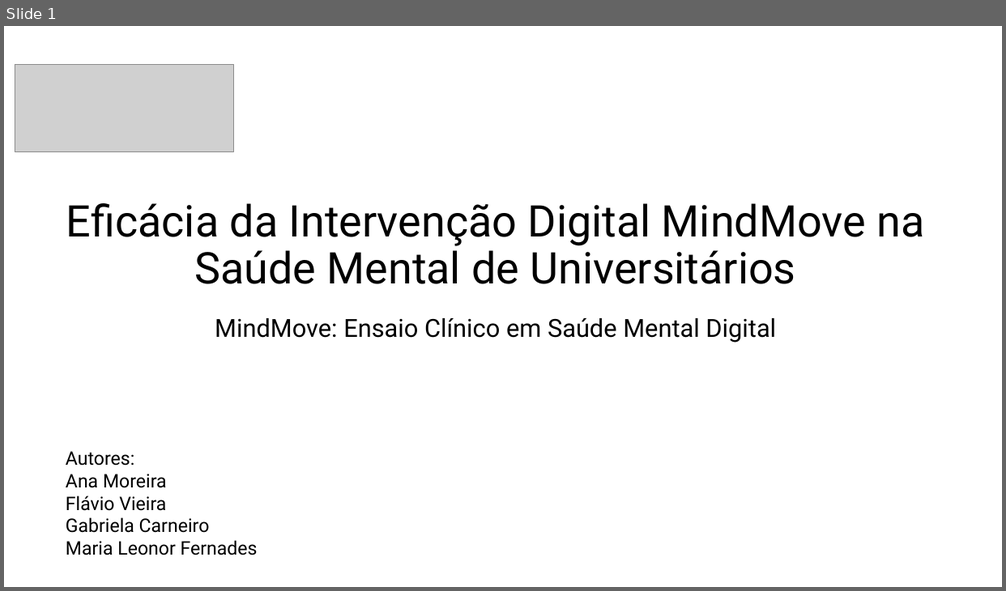
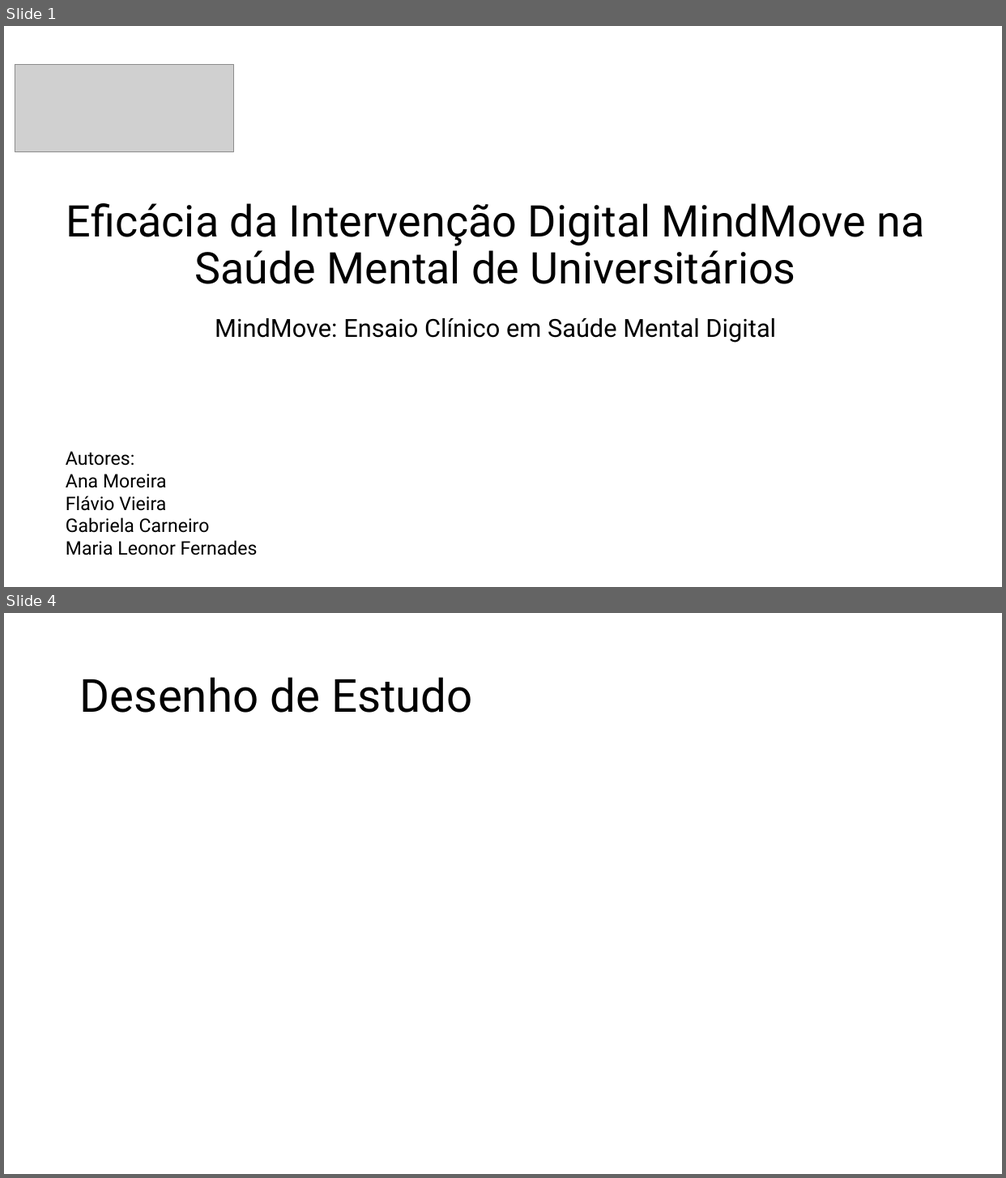
Before and after one commit to sofiawxys/Projeto_FerramentasProdutividade_G_2_E3, a slide deck: projeto_fp_tp10.pptx. Shown one above the other, each under a label of ours: slide 1 before the commit, slides 1 and 4 after it; the slides between them are not shown. The pictures are 1006x591 and 1006x1178 pixels, drawn with LibreOffice and Linux fonts; fonts in the diff are those of the drawing; grey boxes stand for pictures; background and template pictures are left out. Boxes give left, top, right and bottom in pixels: in the first picture for what was removed or moved away, otherwise in the second. Text is boxed around its words. In the diff, an @@ line names an element or a change of style, - is before the commit and + after.

```diff
--- a/projeto_fp_tp10.pptx
+++ b/projeto_fp_tp10.pptx
@@ slide 4 added at box(4, 613, 1002, 1174), background #FFFFFF @@
@@ title added at box(80, 677, 473, 713), 44 pt, text #000000 @@
+Desenho de Estudo
```
Also in this commit, not shown: 8 other slides added.
